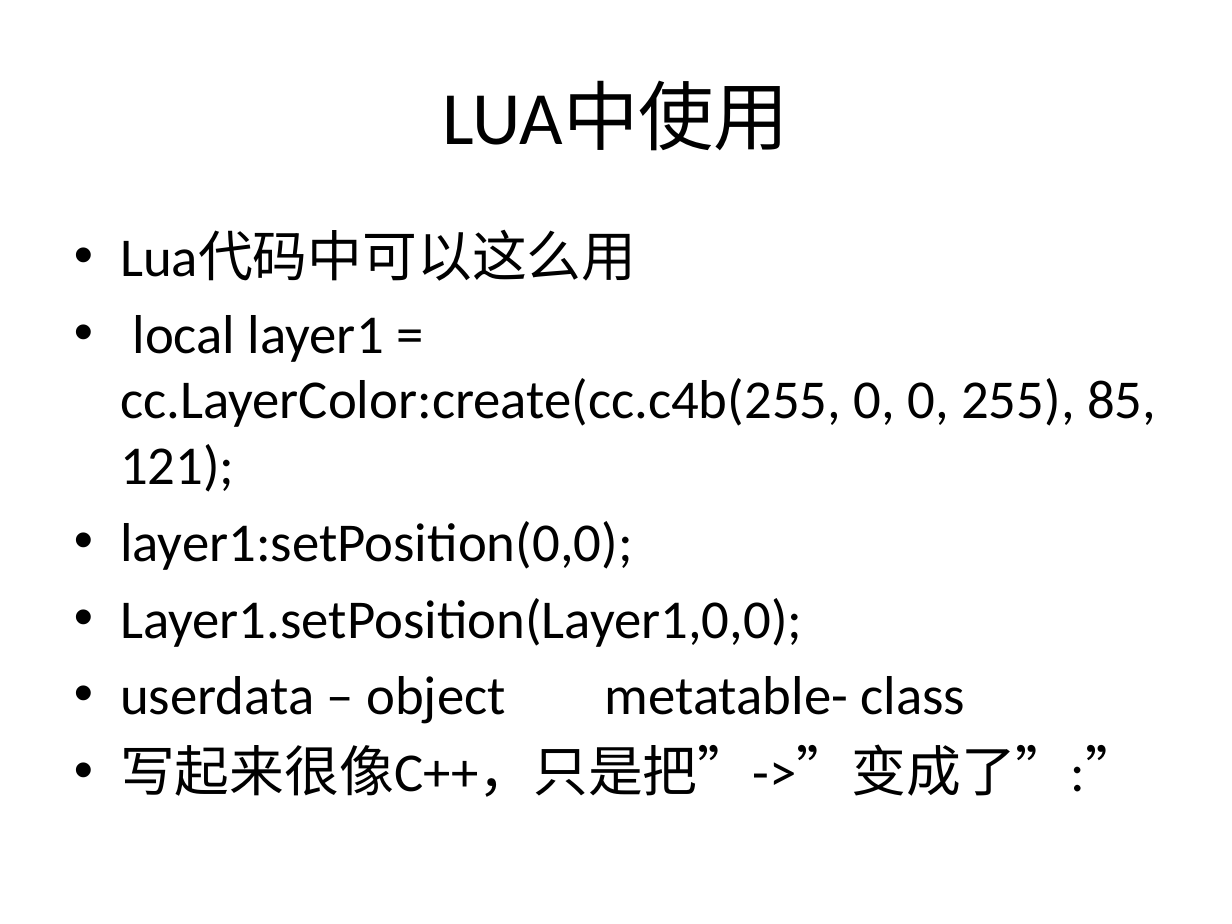
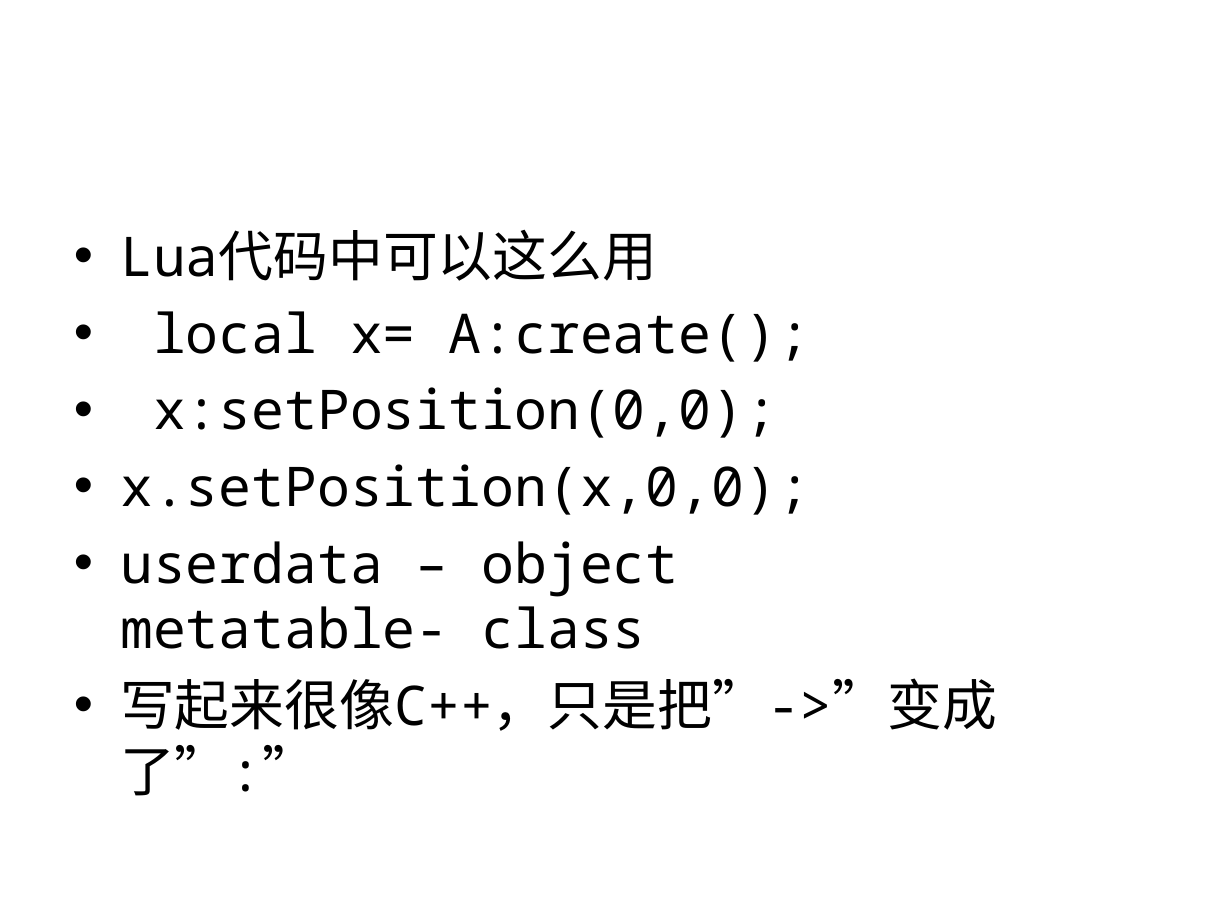
Before and after one commit to henryfung01/StreetFighter, a slide deck: slide 30 of Doc/lua1.pptx (slide 27 before the commit). Drawn at 1232x924 pixels with LibreOffice and Linux fonts; fonts in the diff are those of the drawing; background and template pictures are left out. Boxes give left, top, right and bottom in pixels: in the first picture for what was removed or moved away, otherwise in the second. Text is boxed around its words. In the diff, an @@ line names an element or a change of style, - is before the commit and + after.

```diff
--- a/Doc/lua1.pptx
+++ b/Doc/lua1.pptx
@@ text at (x1=120, y1=229, x2=997, y2=796): font Calibri to Noto Sans Mono in "Lua代码中可以这么用", "userdata – object metatable- class", "写起来很像C++，只是把”->”变成了”:”" @@
@@ text at (x1=120, y1=311, x2=810, y2=515): text changed; font Calibri to Noto Sans Mono @@
-• local layer1 = cc.LayerColor:create(cc.c4b(255, 0, 0, 255), 85, 121);
-• layer1:setPosition(0,0);
-• Layer1.setPosition(Layer1,0,0);
+• local x= A:create();
+• x:setPosition(0,0);
+• x.setPosition(x,0,0);
@@ title at (x1=120, y1=541, x2=383, y2=584): text changed; font Calibri to Roboto; text colour #000000 to #FFFFFF @@
-LUA中使用
+userdata
```
Also in this commit, not shown: 37 other slides changed, 4 slides added, 11 slides removed, 1 other file.
